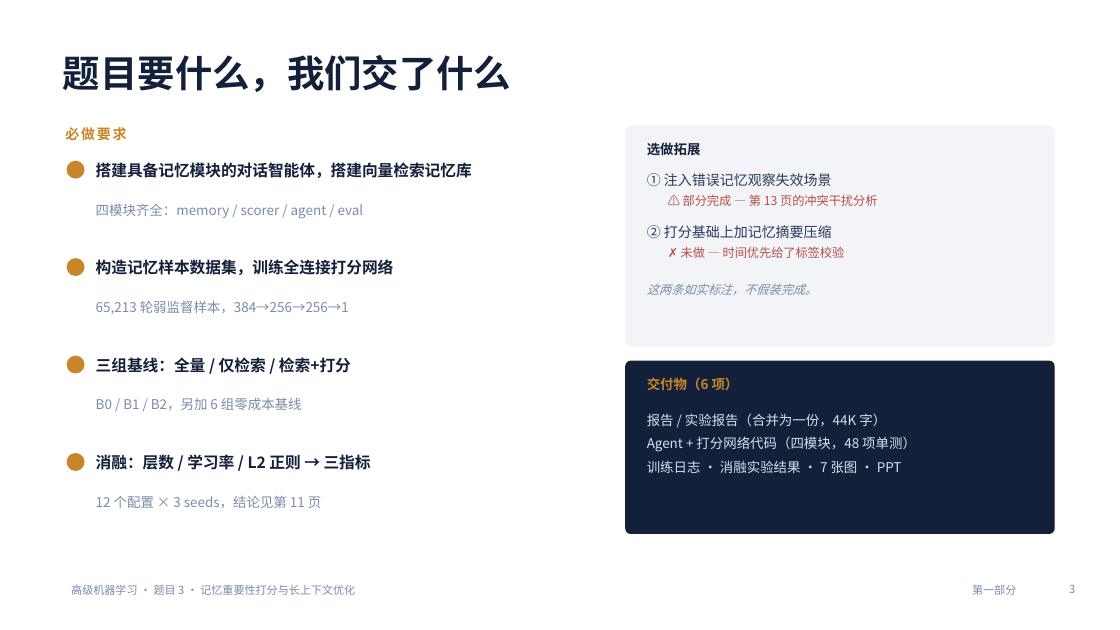
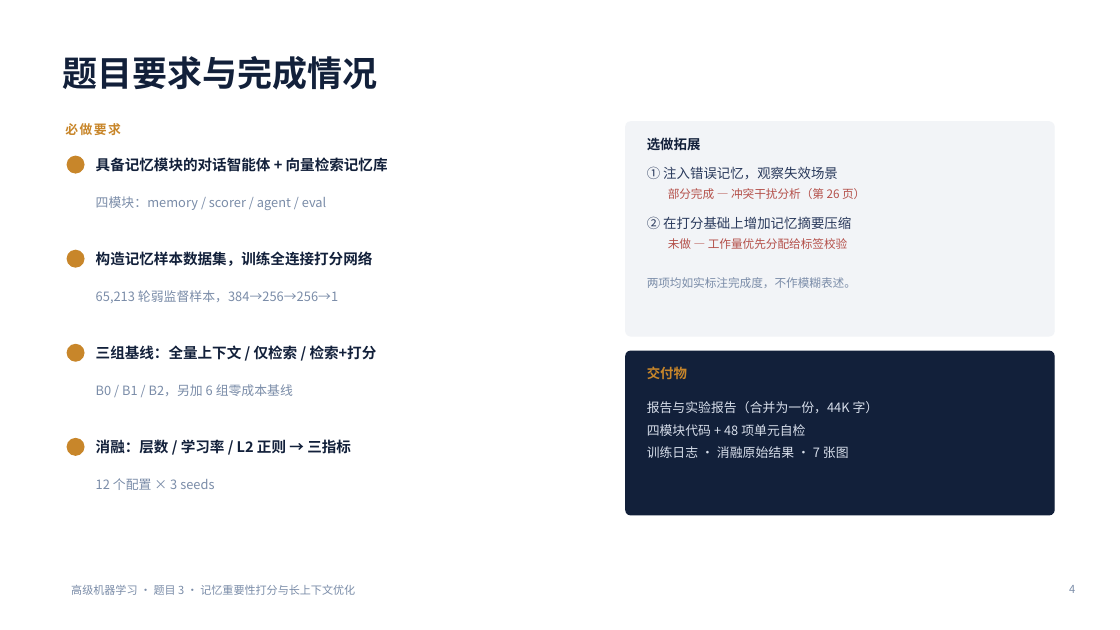
Before and after one commit to MinamiFi/machine_learning_homework, a slide deck: slide 4 of exp/slides/题目三_记忆打分_汇报.pptx (slide 3 before the commit). Drawn at 1120x630 pixels with LibreOffice and Linux fonts; fonts in the diff are those of the drawing. Boxes give left, top, right and bottom in pixels: in the first picture for what was removed or moved away, otherwise in the second. Text is boxed around its words. In the diff, an @@ line names an element or a change of style, - is before the commit and + after.

Commit message:
PPT 重做为 35 页课程汇报：五部分结构、去汇报组织信息、修 8 处版面缺陷
- 页数 16 → 35，按问题/数据标签/模型评测/实验结果/校验讨论分五部分
- 删去讲者姓名、时长、交接语等汇报组织信息；讲稿改为内容要点
- 修版面：第 2 页五卡出画布、第 3 页贴页脚、第 12 页末行被压、
  第 15/20/30/32 页表格压住说明、第 25 页表头错位、第 17 页下半空白
- 渲染环境补 fontconfig 别名（YaHei → Noto Sans CJK SC），
  避免 LibreOffice 回退到 Hebrew 字体使 '+' 显示成四角星
- 新增 exp/scripts/make_zip.py：交付包打包与密钥扫描入库
- README/交付说明/实验报告同步页数与分工建议

```diff
--- a/exp/slides/题目三_记忆打分_汇报.pptx
+++ b/exp/slides/题目三_记忆打分_汇报.pptx
@@ title at (63,56,378,90): text changed; size 32 to 30 pt @@
-题目要什么，我们交了什么
+题目要求与完成情况
@@ text "必做要求" at (65,123,121,135): size 12 to 11 pt, letter spacing 1.5 to 1.2 pt @@
@@ rounded rectangle: place and size @@
-rounded rectangle at (626,126,1054,346)
+rounded rectangle at (626,122,1054,336)
@@ rounded rectangle at (626,122,1054,336): proportions changed @@
@@ text "选做拓展": place and size @@
-text "选做拓展" at (647,140,701,158)
+text "选做拓展" at (647,135,701,153)
@@ ellipse: place and size @@
-ellipse at (67,161,84,178)
+ellipse at (67,156,84,173)
@@ text at (96,157,388,172): text changed; size 13.5 to 12.5 pt @@
-搭建具备记忆模块的对话智能体，搭建向量检索记忆库
+具备记忆模块的对话智能体 + 向量检索记忆库
@@ text at (647,166,838,179): text changed; size 12 to 11.5 pt @@
-① 注入错误记忆观察失效场景
+① 注入错误记忆，观察失效场景
@@ text at (96,196,327,210): text changed; size 11.5 to 11 pt @@
-四模块齐全：memory / scorer / agent / eval
+四模块：memory / scorer / agent / eval
@@ text at (668,188,865,199): text changed; size 10.5 to 10 pt @@
-⚠ 部分完成 — 第 13 页的冲突干扰分析
+部分完成 — 冲突干扰分析（第 26 页）
@@ text at (647,216,851,229): text changed; size 12 to 11.5 pt @@
-② 打分基础上加记忆摘要压缩
+② 在打分基础上增加记忆摘要压缩
@@ text at (668,238,848,249): text changed; size 10.5 to 10 pt @@
-✗ 未做 — 时间优先给了标签校验
+未做 — 工作量优先分配给标签校验
@@ text "构造记忆样本数据集，训练全连接打分网络" at (96,251,373,266): size 13.5 to 12.5 pt @@
@@ text "65,213 轮弱监督样本，384→256→256→1" at (96,290,338,303): size 11.5 to 11 pt @@
@@ text at (647,277,856,288): text changed; size 10.5 to 10 pt; italic off @@
-这两条如实标注，不假装完成。
+两项均如实标注完成度，不作模糊表述。
@@ 2 texts, 2 ellipses: place and size @@
-2 texts, 2 ellipses at (67,259,394,373)
+2 texts, 2 ellipses at (67,250,373,361)
@@ text at (96,345,377,360): text changed; size 13.5 to 12.5 pt @@
-三组基线：全量 / 仅检索 / 检索+打分
+三组基线：全量上下文 / 仅检索 / 检索+打分
@@ rounded rectangle at (626,351,1054,515): proportions changed @@
@@ rounded rectangle: place and size @@
-rounded rectangle at (626,361,1054,534)
+rounded rectangle at (626,351,1054,515)
@@ text "B0 / B1 / B2，另加 ..." at (96,384,293,396): size 11.5 to 11 pt @@
@@ text at (647,366,687,379): text changed @@
-交付物（6 项）
+交付物
@@ text at (647,401,879,458): text changed; size 11.5 to 11 pt @@
-报告 / 实验报告（合并为一份，44K 字）
-Agent + 打分网络代码（四模块，48 项单测）
-训练日志 · 消融实验结果 · 7 张图 · PPT
+报告与实验报告（合并为一份，44K 字）
+四模块代码 + 48 项单元自检
+训练日志 · 消融原始结果 · 7 张图
@@ 2 texts, 1 ellipse: place and size @@
-2 texts, 1 ellipse at (67,398,371,471)
+2 texts, 1 ellipse at (67,384,351,455)
@@ text "消融：层数 / 学习率 / L2 ..." at (96,439,351,454): size 13.5 to 12.5 pt @@
@@ text at (96,478,214,490): text changed; size 11.5 to 11 pt @@
-12 个配置 × 3 seeds，结论见第 11 页
+12 个配置 × 3 seeds
@@ text removed at (972,585,1016,595) @@
-第一部分
@@ page number at (1069,585,1075,593): text changed @@
-3
+4
```
Also in this commit, not shown: 13 other slides changed, 21 slides added, 2 slides removed, 7 other files.
